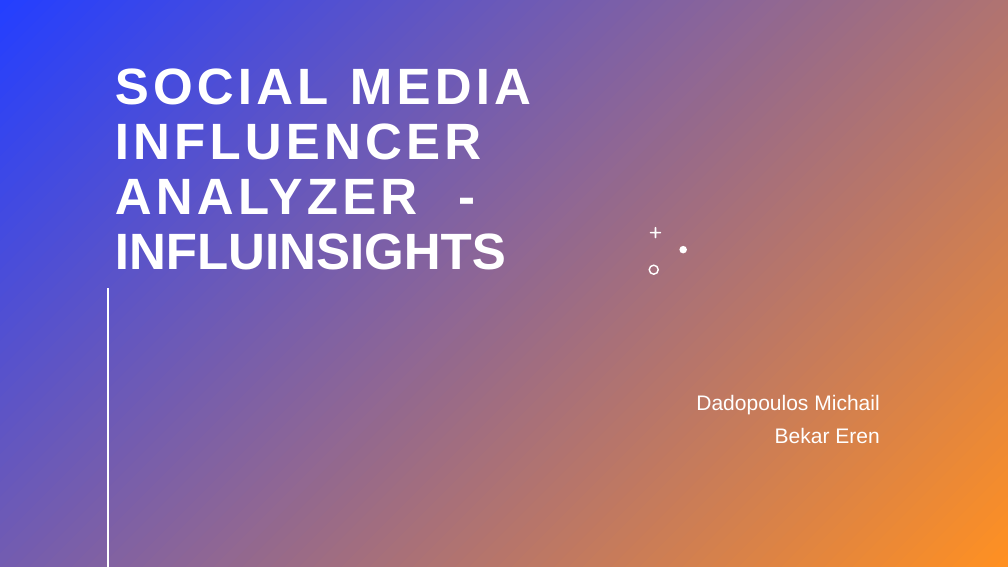
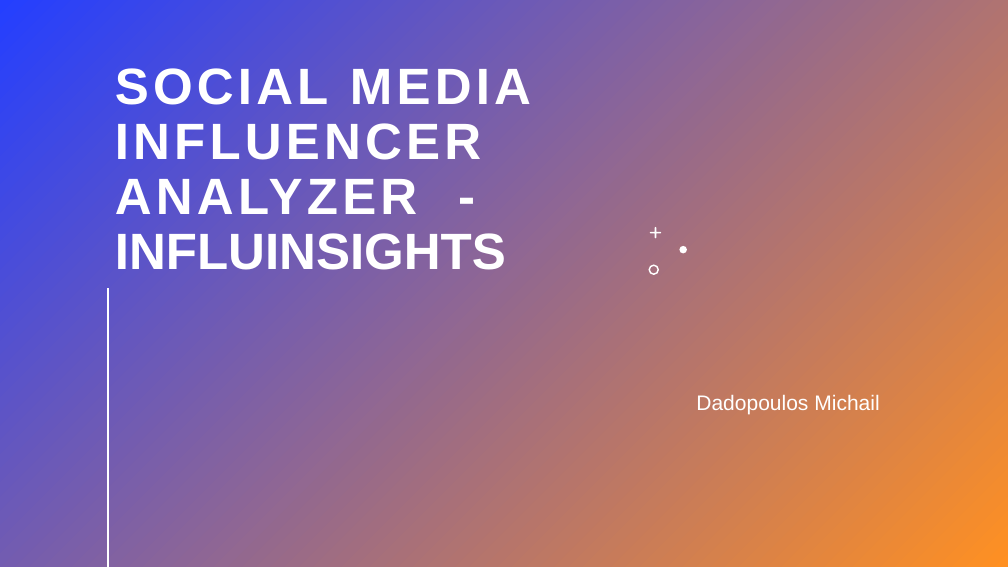
Before and after one commit to MDadopoulos/InfluInsights, a slide deck: slide 1 of InfluInsights_Final_Presentation.pptx. Drawn at 1008x567 pixels with LibreOffice and Linux fonts; fonts in the diff are those of the drawing. Boxes give left, top, right and bottom in pixels: in the first picture for what was removed or moved away, otherwise in the second. Text is boxed around its words. In the diff, an @@ line names an element or a change of style, - is before the commit and + after.

```diff
--- a/InfluInsights_Final_Presentation.pptx
+++ b/InfluInsights_Final_Presentation.pptx
@@ subtitle at bbox=[775, 428, 879, 443]: paragraph removed @@
-Bekar Eren
```
